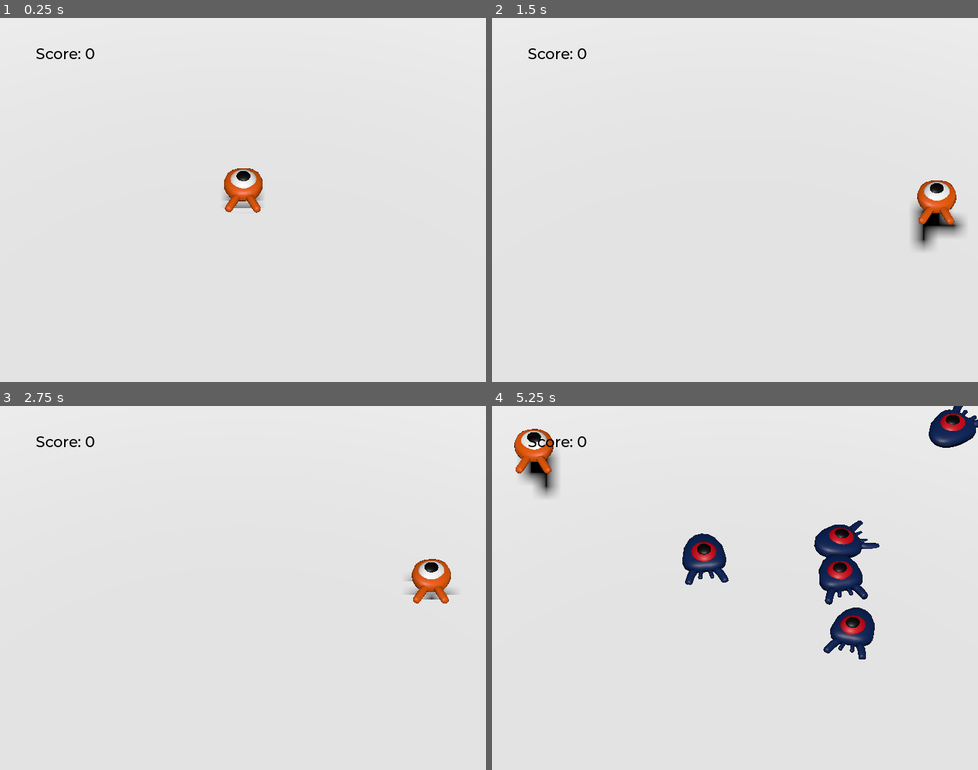
Above: before the commit, frames 1-4 (two rows, left to right).
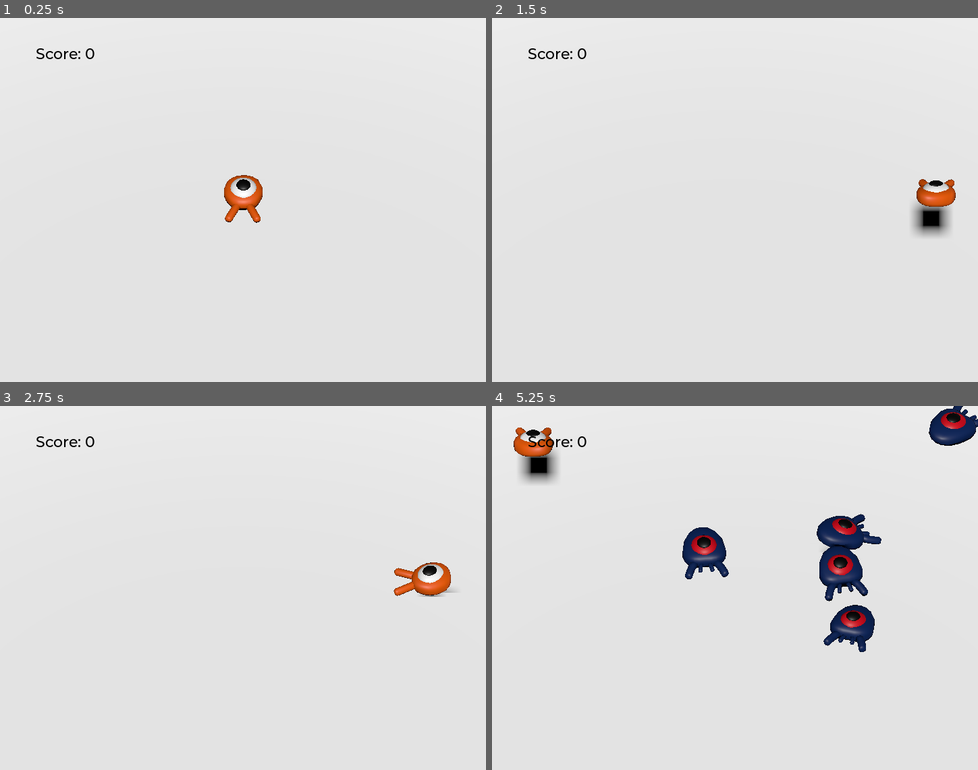
Above: after the commit, the same moments.

Repository: Pain6400/first-game-3d
Game: Godot game, scene res://scenes/main.tscn
Same seed, same stepped clock (60 frames per second), same inputs: the game is played once before the commit and once after it.
Inputs:
- Up to frame 1 (0.25 s): no input
- Up to frame 2 (1.5 s): tap Enter (ui_accept) at 0.5 s; hold D (move_right) 0.53-1.28 s; tap Space (jump) at 0.6, 0.77, 1.07, 1.35 s; hold S (move_back) from 1.28 s (still down)
- Up to frame 3 (2.75 s): tap Space (jump) at 1.52, 1.82, 2.1 s; tap Enter (ui_accept) at 2 s; release S (move_back) at 2.03 s; hold D (move_right) from 2.03 s (still down)
- Up to frame 4 (5.25 s): release D (move_right) at 2.78 s; hold W (move_forward) 2.78-3.53 s; tap Space (jump) at 2.85, 3.02, 3.32, 3.6, 3.77, 4.07, 4.35, 4.52, 4.82, 5.1 s; hold A (move_left) 3.53-5.03 s; hold S (move_back) from 5.03 s (still down)

The runs differ from the first frame. In frame 1, 0.8% of the frame differs, in the area x 46-55%, y 41-57%; in frame 2, 1.0%; in frame 3, 0.7%; in frame 4, 4.0%, in the area x 4-100%, y 0-70%.

Commit message:
juego terminado

Diff:
--- a/scenes/enemies/mob/mob.gd
+++ b/scenes/enemies/mob/mob.gd
@@ -26,7 +26,7 @@
 	# We then rotate the velocity vector based on the mob's Y rotation
 	# in order to move in the direction the mob is looking.
 	velocity = velocity.rotated(Vector3.UP, rotation.y)
-
+	$AnimationPlayer.speed_scale = random_speed / min_speed
 func _on_visible_on_screen_notifier_3d_screen_exited() -> void:
 	queue_free()
 
--- a/scenes/enemies/mob/mob.tscn
+++ b/scenes/enemies/mob/mob.tscn
@@ -1,10 +1,44 @@
-[gd_scene load_steps=4 format=3 uid="uid://dirlkyu7xoylv"]
+[gd_scene load_steps=6 format=3 uid="uid://dirlkyu7xoylv"]
 
 [ext_resource type="Script" path="res://scenes/enemies/mob/mob.gd" id="1_kk1dx"]
 [ext_resource type="PackedScene" uid="uid://bjacdkcaediw7" path="res://assets/art/mob.glb" id="1_vbwfr"]
 
 [sub_resource type="BoxShape3D" id="BoxShape3D_v0kx3"]
 size = Vector3(2, 1, 2)
+
+[sub_resource type="Animation" id="Animation_tydd7"]
+resource_name = "RESET"
+length = 1.2
+loop_mode = 1
+tracks/0/type = "value"
+tracks/0/imported = false
+tracks/0/enabled = true
+tracks/0/path = NodePath("pivot/character:position")
+tracks/0/interp = 1
+tracks/0/loop_wrap = true
+tracks/0/keys = {
+"times": PackedFloat32Array(0.3, 0.7, 1.2),
+"transitions": PackedFloat32Array(0.466517, 2.07053, 0.933033),
+"update": 0,
+"values": [Vector3(0, 0, 0), Vector3(0, 0.65, 0), Vector3(0, 0.35, 0)]
+}
+tracks/1/type = "value"
+tracks/1/imported = false
+tracks/1/enabled = true
+tracks/1/path = NodePath("pivot/character:rotation")
+tracks/1/interp = 1
+tracks/1/loop_wrap = true
+tracks/1/keys = {
+"times": PackedFloat32Array(0.1, 0.5, 1.2),
+"transitions": PackedFloat32Array(0.466517, 2.07053, 0.933033),
+"update": 0,
+"values": [Vector3(0, 0, 0), Vector3(0.139626, 0, 0), Vector3(-0.15708, 0, 0)]
+}
+
+[sub_resource type="AnimationLibrary" id="AnimationLibrary_1cq65"]
+_data = {
+"Animacion": SubResource("Animation_tydd7")
+}
 
 [node name="mob" type="CharacterBody3D" groups=["enemies"]]
 collision_layer = 2
@@ -14,6 +48,7 @@
 [node name="pivot" type="Node3D" parent="."]
 
 [node name="character" parent="pivot" instance=ExtResource("1_vbwfr")]
+transform = Transform3D(1, 0, 0, 0, 0.987688, 0.156434, 0, -0.156434, 0.987688, 0, 0.35, 0)
 
 [node name="CollisionShape3D" type="CollisionShape3D" parent="."]
 transform = Transform3D(1, 0, 0, 0, 1, 0, 0, 0, 1, 0, 0.5, 0)
@@ -22,4 +57,10 @@
 [node name="VisibleOnScreenNotifier3D" type="VisibleOnScreenNotifier3D" parent="."]
 aabb = AABB(-2, -1, -2, 4, 2, 4)
 
+[node name="AnimationPlayer" type="AnimationPlayer" parent="."]
+libraries = {
+"": SubResource("AnimationLibrary_1cq65")
+}
+autoplay = "Animacion"
+
 [connection signal="screen_exited" from="VisibleOnScreenNotifier3D" to="." method="_on_visible_on_screen_notifier_3d_screen_exited"]
--- a/scenes/player/player.gd
+++ b/scenes/player/player.gd
@@ -33,8 +33,10 @@
 	if direction != Vector3.ZERO:
 		direction = direction.normalized()
 		# Setting the basis property will affect the rotation of the node.
-		#$Pivot.basis = Basis.looking_at(direction)
-
+		$pivot.basis = Basis.looking_at(direction)
+		$AnimationPlayer.speed_scale = 4
+	else:
+		$AnimationPlayer.speed_scale = 1
 		# Ground Velocity
 	target_velocity.x = direction.x * speed
 	target_velocity.z = direction.z * speed
@@ -70,6 +72,7 @@
 				# Prevent further duplicate calls.
 				break
 	move_and_slide()
+	$pivot.rotation.x = PI / 6 * velocity.y / jump_impulse
 
 
 func _on_mob_detector_body_entered(body: Node3D) -> void:
--- a/scenes/player/player.tscn
+++ b/scenes/player/player.tscn
@@ -10,11 +10,10 @@
 height = 0.5
 radius = 1.0
 
-[sub_resource type="Animation" id="Animation_bhdq5"]
-resource_name = "float"
+[sub_resource type="Animation" id="Animation_7q726"]
+resource_name = "RESET"
 length = 1.2
 loop_mode = 1
-step = 0.1
 tracks/0/type = "value"
 tracks/0/imported = false
 tracks/0/enabled = true
@@ -22,10 +21,10 @@
 tracks/0/interp = 1
 tracks/0/loop_wrap = true
 tracks/0/keys = {
-"times": PackedFloat32Array(0.3),
-"transitions": PackedFloat32Array(1),
+"times": PackedFloat32Array(0.3, 0.7, 1.2),
+"transitions": PackedFloat32Array(0.466517, 2.07053, 0.933033),
 "update": 0,
-"values": [Vector3(0, 0.65, 0)]
+"values": [Vector3(0, 0, 0), Vector3(0, 0.65, 0), Vector3(0, 0.35, 0)]
 }
 tracks/1/type = "value"
 tracks/1/imported = false
@@ -34,43 +33,15 @@
 tracks/1/interp = 1
 tracks/1/loop_wrap = true
 tracks/1/keys = {
-"times": PackedFloat32Array(0.1),
-"transitions": PackedFloat32Array(1),
+"times": PackedFloat32Array(0.1, 0.5, 1.2),
+"transitions": PackedFloat32Array(0.466517, 2.07053, 0.933033),
 "update": 0,
-"values": [Vector3(0, 0, 0)]
-}
-
-[sub_resource type="Animation" id="Animation_7q726"]
-length = 0.001
-tracks/0/type = "value"
-tracks/0/imported = false
-tracks/0/enabled = true
-tracks/0/path = NodePath("pivot/character:position")
-tracks/0/interp = 1
-tracks/0/loop_wrap = true
-tracks/0/keys = {
-"times": PackedFloat32Array(0),
-"transitions": PackedFloat32Array(1),
-"update": 0,
-"values": [Vector3(0, 0, 0)]
-}
-tracks/1/type = "value"
-tracks/1/imported = false
-tracks/1/enabled = true
-tracks/1/path = NodePath("pivot/character:rotation")
-tracks/1/interp = 1
-tracks/1/loop_wrap = true
-tracks/1/keys = {
-"times": PackedFloat32Array(0),
-"transitions": PackedFloat32Array(1),
-"update": 0,
-"values": [Vector3(0, 0, 0)]
+"values": [Vector3(0, 0, 0), Vector3(0.139626, 0, 0), Vector3(-0.15708, 0, 0)]
 }
 
 [sub_resource type="AnimationLibrary" id="AnimationLibrary_0ufeq"]
 _data = {
-"RESET": SubResource("Animation_7q726"),
-"float": SubResource("Animation_bhdq5")
+"Animacion": SubResource("Animation_7q726")
 }
 
 [node name="player" type="CharacterBody3D"]
@@ -80,6 +51,7 @@
 [node name="pivot" type="Node3D" parent="."]
 
 [node name="character" parent="pivot" instance=ExtResource("1_n3c58")]
+transform = Transform3D(1, 0, 0, 0, 0.987688, 0.156434, 0, -0.156434, 0.987688, 0, 0.35, 0)
 
 [node name="CollisionShape3D" type="CollisionShape3D" parent="."]
 transform = Transform3D(1, 0, 0, 0, 1, 0, 0, 0, 1, 0, 0.302942, 0)
@@ -98,6 +70,6 @@
 libraries = {
 "": SubResource("AnimationLibrary_0ufeq")
 }
-autoplay = "float"
+autoplay = "Animacion"
 
 [connection signal="body_entered" from="MobDetector" to="." method="_on_mob_detector_body_entered"]
Not shown: 1 places in scenes/player/player.tscn that only renumber resources
